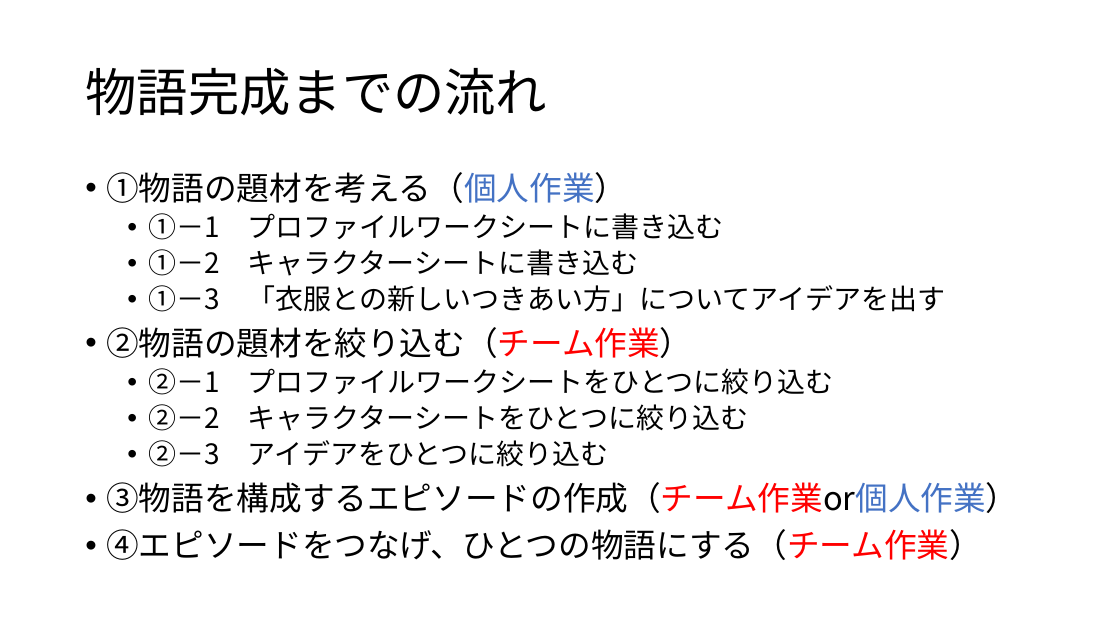
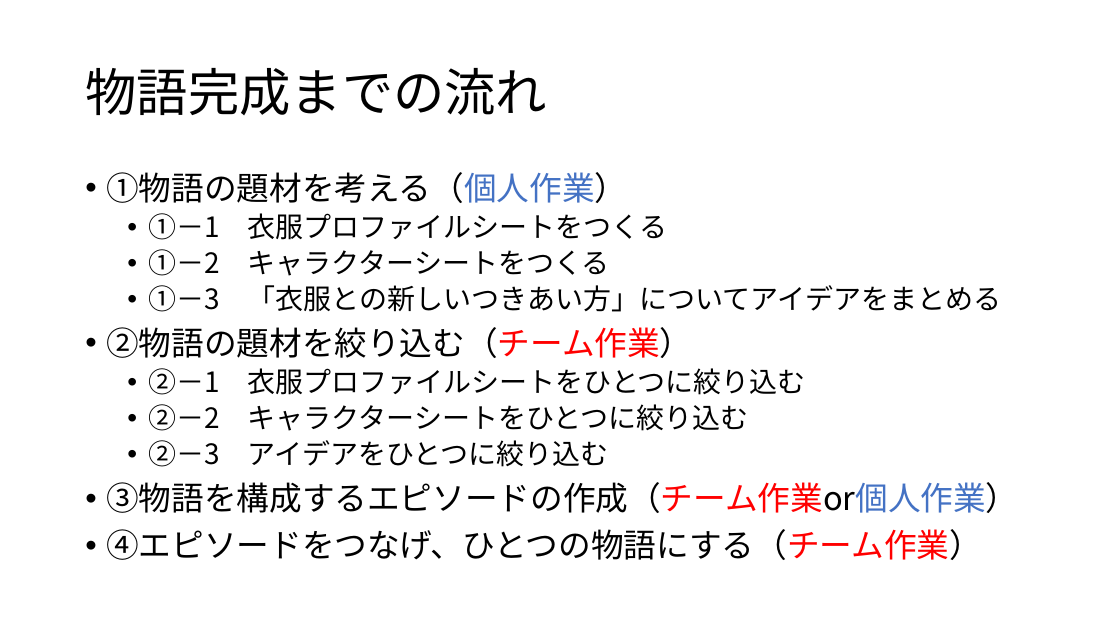
Before and after one commit to oyamadashin/remote, a slide deck: slide 3 of ゲーミングに使うあれこれ/プレイヤーへの指示/E2_物語のつくり方.pptx. Drawn at 1120x630 pixels with LibreOffice and Linux fonts; fonts in the diff are those of the drawing. Boxes give left, top, right and bottom in pixels: in the first picture for what was removed or moved away, otherwise in the second. Text is boxed around its words. In the diff, an @@ line names an element or a change of style, - is before the commit and + after.

```diff
--- a/ゲーミングに使うあれこれ/プレイヤーへの指示/E2_物語のつくり方.pptx
+++ b/ゲーミングに使うあれこれ/プレイヤーへの指示/E2_物語のつくり方.pptx
@@ text at bbox=[148, 213, 1002, 312]: text changed @@
-  • ①－1 プロファイルワークシートに書き込む
-  • ①－2 キャラクターシートに書き込む
-  • ①－3 「衣服との新しいつきあい方」についてアイデアを出す
+  • ①－1 衣服プロファイルシートをつくる
+  • ①－2 キャラクターシートをつくる
+  • ①－3 「衣服との新しいつきあい方」についてアイデアをまとめる
@@ text at bbox=[148, 368, 806, 395]: text changed @@
-  • ②－1 プロファイルワークシートをひとつに絞り込む
+  • ②－1 衣服プロファイルシートをひとつに絞り込む
```
Also in this commit, not shown: 10 other slides changed, 1 slide added, 6 other files.
